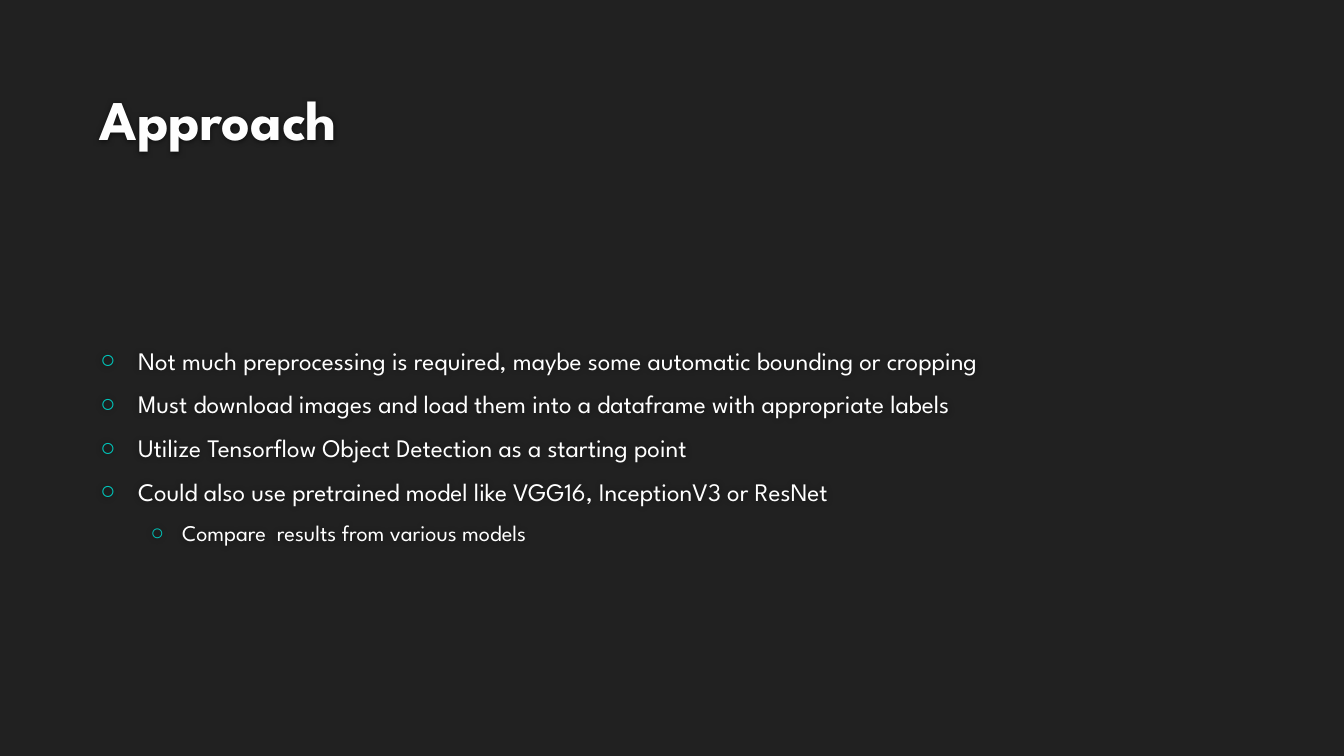
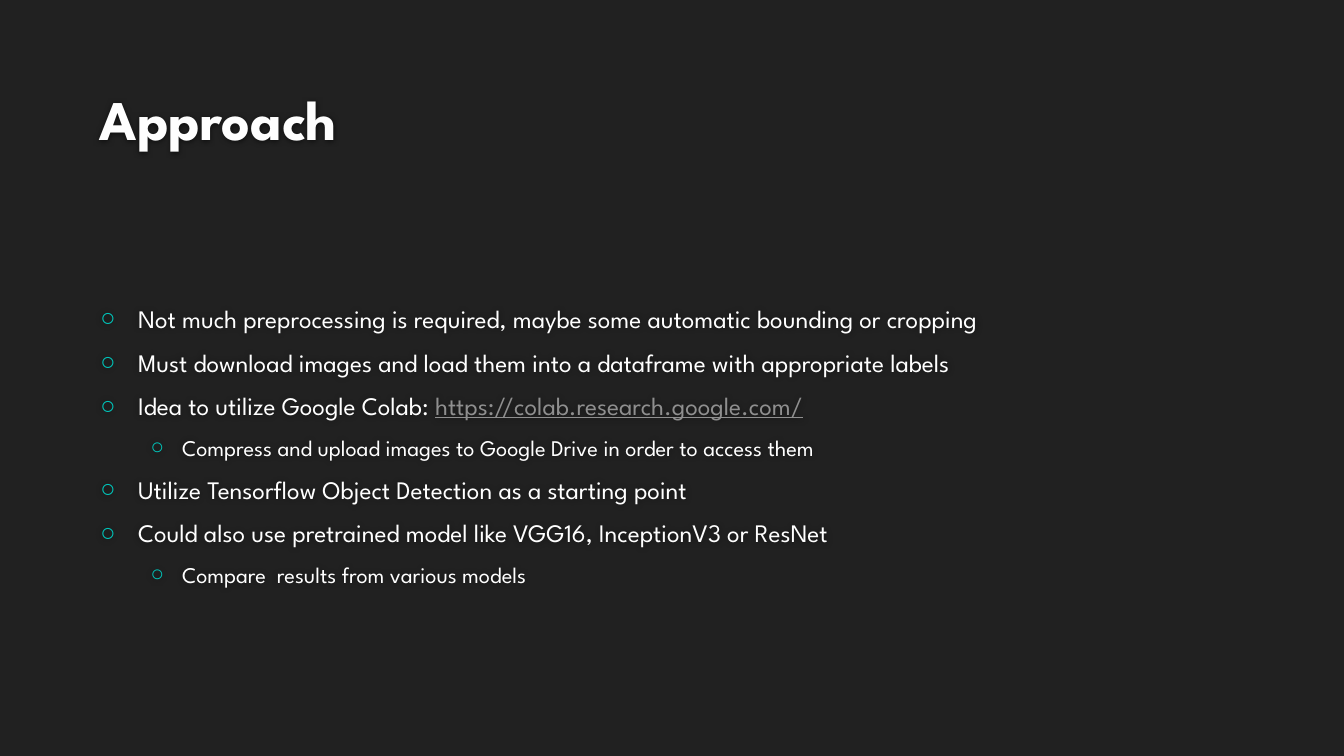
Before and after one commit to fantods/Kaggle-Fashion, a slide deck: slide 8 of group/presentation1.pptx (slide 7 before the commit). Drawn at 1344x756 pixels with LibreOffice and Linux fonts; fonts in the diff are those of the drawing; background and template pictures are left out. Boxes give left, top, right and bottom in pixels: in the first picture for what was removed or moved away, otherwise in the second. Text is boxed around its words. In the diff, an @@ line names an element or a change of style, - is before the commit and + after.

```diff
--- a/group/presentation1.pptx
+++ b/group/presentation1.pptx
@@ text at <box>138,397,814,461</box>: paragraphs added @@
+○ Idea to utilize Google Colab: https://colab.research.google.com/
+  ○ Compress and upload images to Google Drive in order to access them
```
Also in this commit, not shown: 1 other slide changed, 1 slide added, 2 other files.
